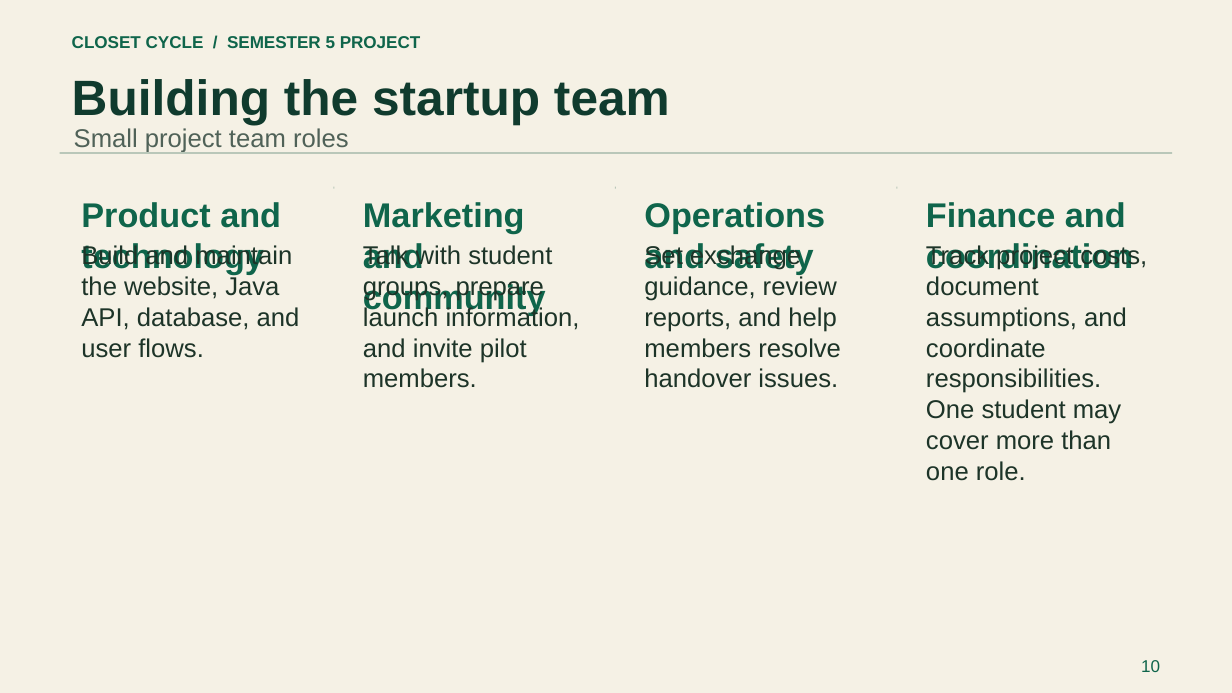
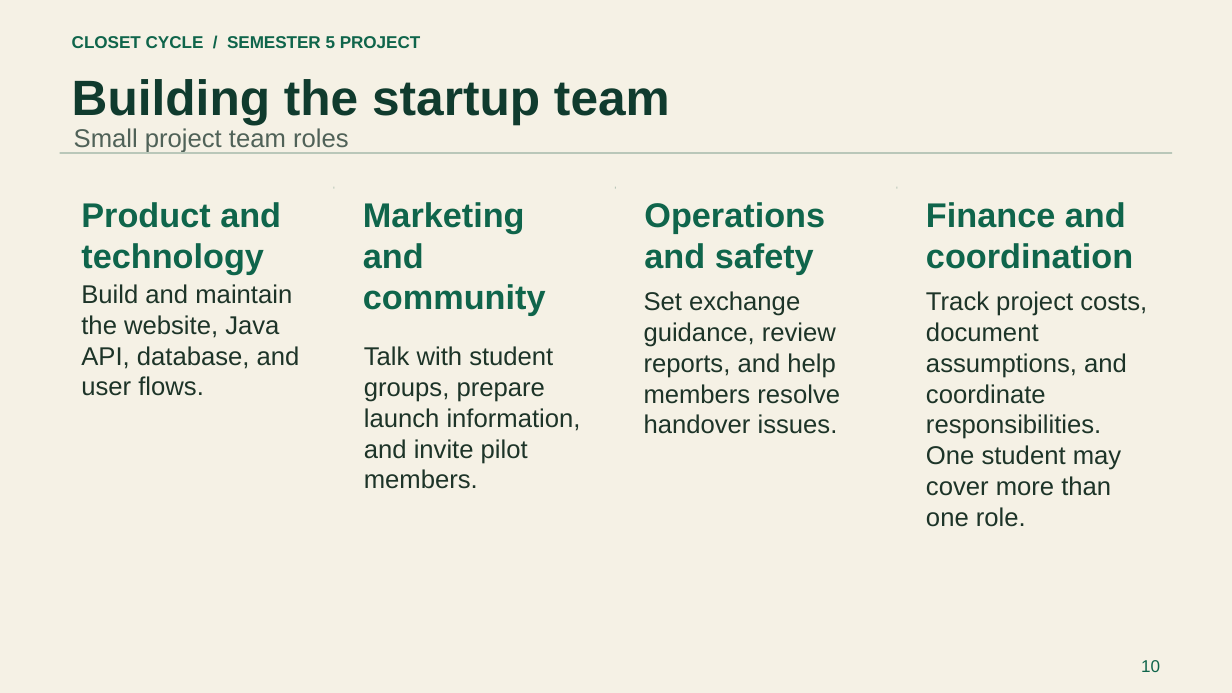
Before and after one commit to Kashish1911/ClosetCycle, a slide deck: slide 10 of deliverables/Closet-Cycle-Startup-Project.pptx. Drawn at 1232x693 pixels with LibreOffice and Linux fonts; fonts in the diff are those of the drawing. Boxes give left, top, right and bottom in pixels: in the first picture for what was removed or moved away, otherwise in the second. Text is boxed around its words. In the diff, an @@ line names an element or a change of style, - is before the commit and + after.

Commit message:
feat: add admin user management API and update styles for admin interface
- Introduced ApiAdminUser type and endpoints for fetching and updating admin user roles in api.ts.
- Enhanced CSS for admin navigation and user list, including responsive adjustments.
- Updated the admin page layout and styling for better usability and aesthetics.
- Modified the Closet Cycle Startup Project presentation file.

```diff
--- a/deliverables/Closet-Cycle-Startup-Project.pptx
+++ b/deliverables/Closet-Cycle-Startup-Project.pptx
@@ text "Build and maintain the website, ..." moved from (x1=81, y1=243, x2=300, y2=358) to (x1=81, y1=284, x2=300, y2=396) @@
@@ text "Set exchange guidance, review reports, ..." moved from (x1=644, y1=243, x2=841, y2=388) to (x1=644, y1=291, x2=840, y2=434) @@
@@ text "Track project costs, document assumptions, ..." moved from (x1=926, y1=243, x2=1147, y2=481) to (x1=926, y1=291, x2=1147, y2=527) @@
@@ text "Talk with student groups, prepare ..." moved from (x1=363, y1=243, x2=580, y2=388) to (x1=364, y1=346, x2=581, y2=489) @@
```
Also in this commit, not shown: 14 other slides changed, 7 other files.
